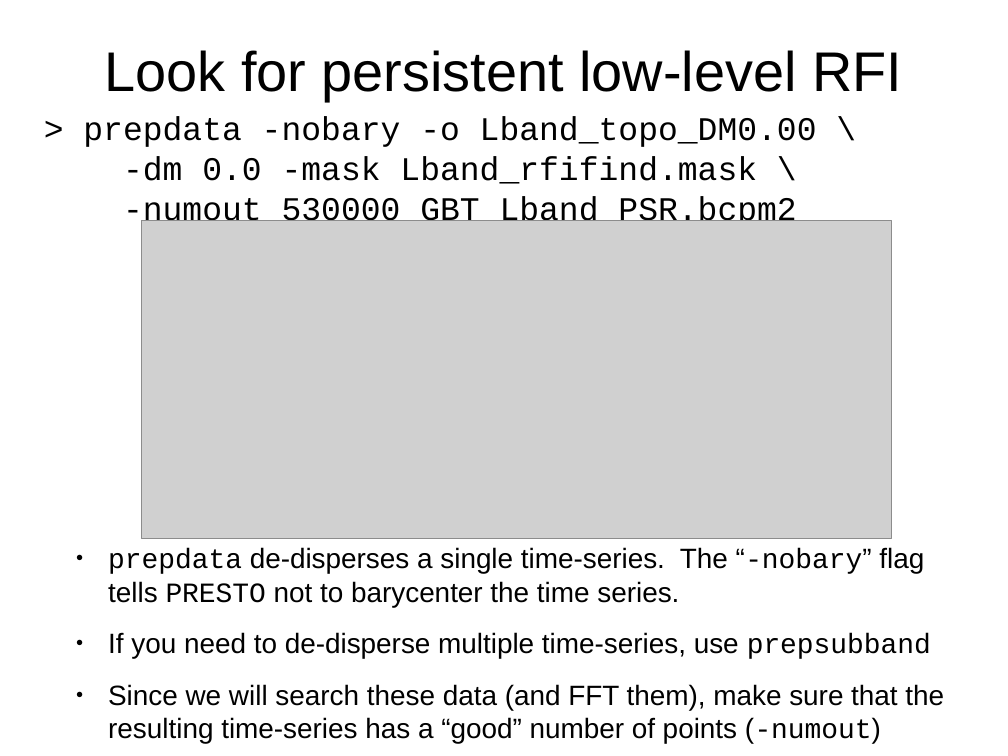
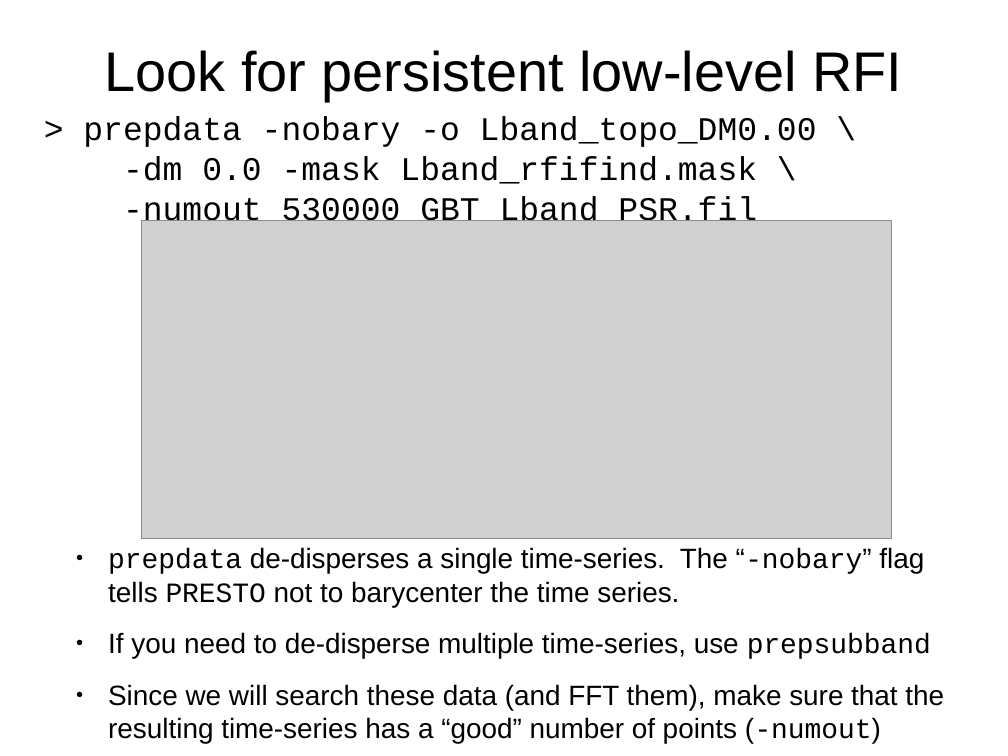
Before and after one commit to scottransom/presto, a slide deck: slide 10 of docs/PRESTO_search_tutorial.odp. Drawn at 1008x756 pixels with LibreOffice and Linux fonts; fonts in the diff are those of the drawing; grey boxes stand for pictures. Boxes give left, top, right and bottom in pixels: in the first picture for what was removed or moved away, otherwise in the second. Text is boxed around its words. In the diff, an @@ line names an element or a change of style, - is before the commit and + after.

Commit message:
Updated the tutorial for PRESTO v2 and using the .fil file rather than .bcpm2

```diff
--- a/docs/PRESTO_search_tutorial.odp
+++ b/docs/PRESTO_search_tutorial.odp
@@ text at (x1=123, y1=156, x2=757, y2=229): text changed @@
--dm 0.0 -mask Lband_rfifind.mask \ -numout 530000 GBT_Lband_PSR.bcpm2
+-dm 0.0 -mask Lband_rfifind.mask \ -numout 530000 GBT_Lband_PSR.fil
```
Also in this commit, not shown: 8 other slides changed, 1 other file.
